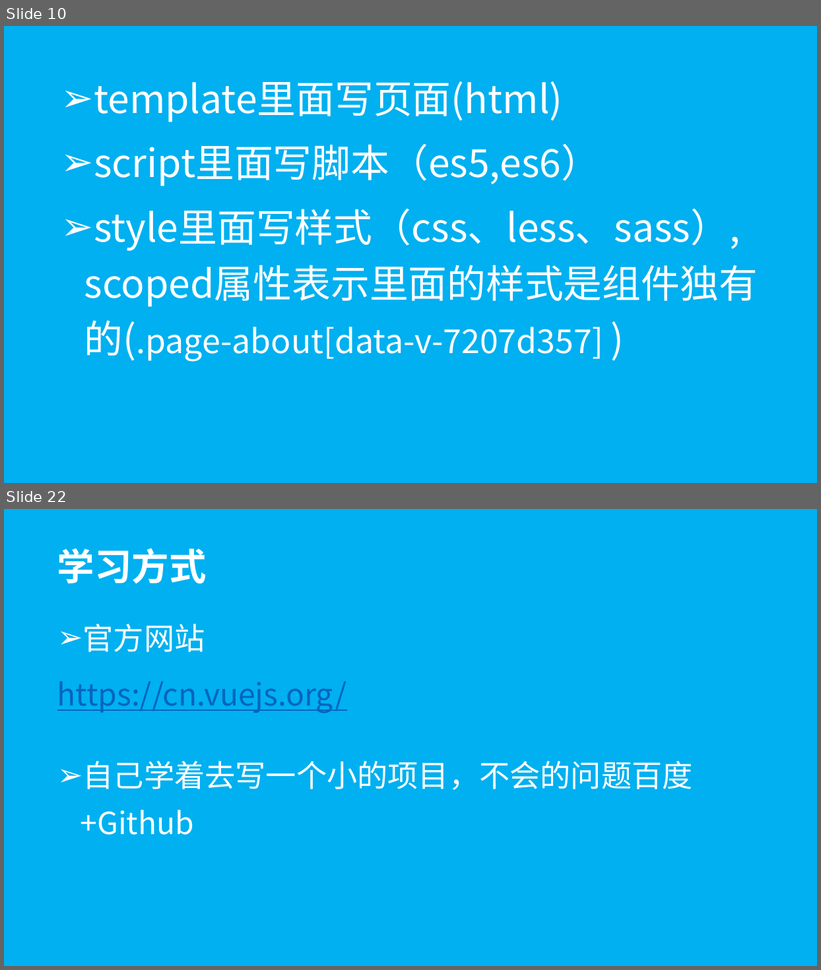
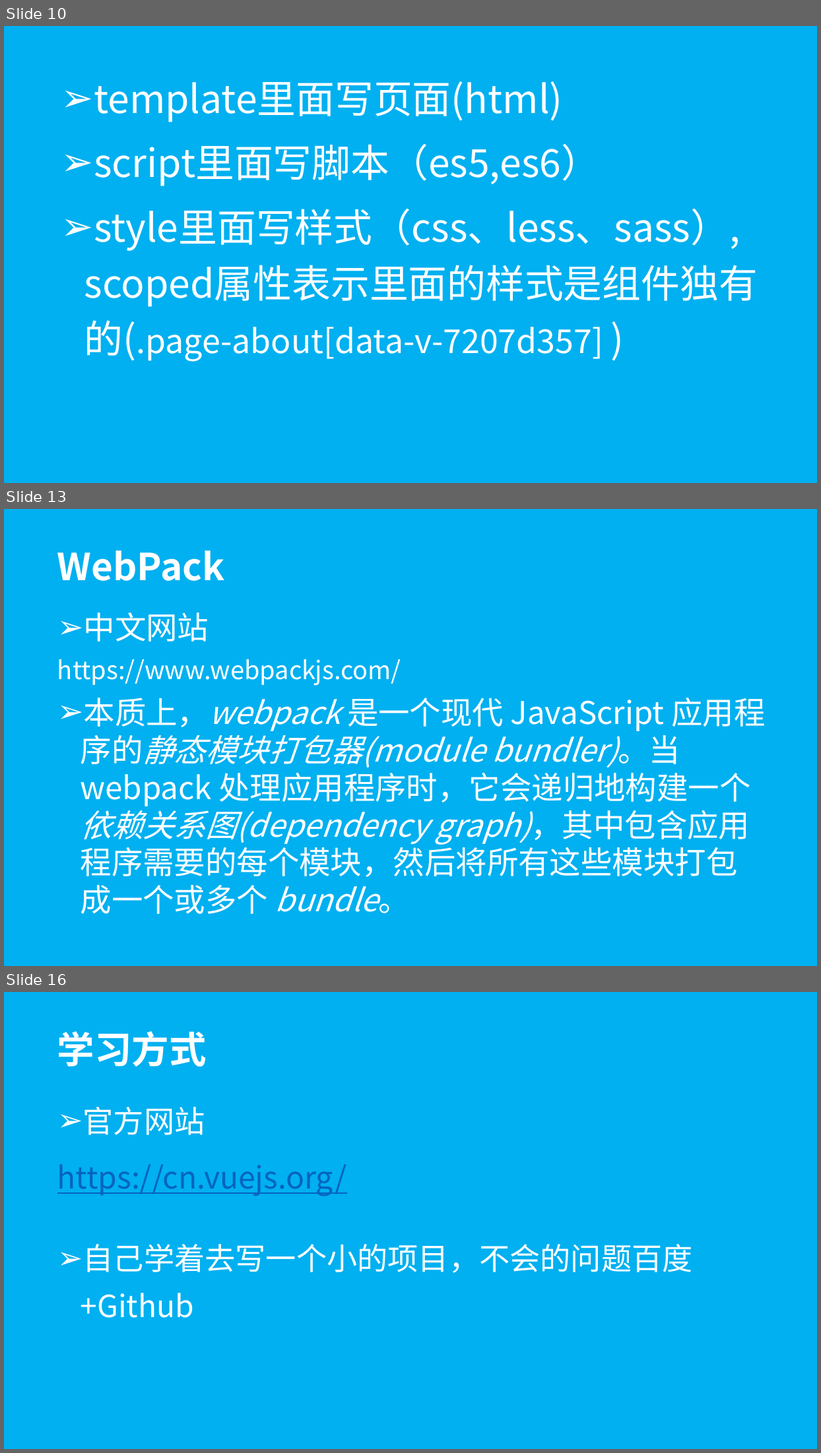
Before and after one commit to wugenshui/ppt, a slide deck: vue-webpack/vue-webpack.pptx. Shown one above the other, each under a label of ours: slides 10 and 22 before the commit, slides 10, 13 and 16 after it; the slides between them are not shown. The pictures are 821x970 and 821x1453 pixels, drawn with LibreOffice and Linux fonts; fonts in the diff are those of the drawing. Boxes give left, top, right and bottom in pixels: in the first picture for what was removed or moved away, otherwise in the second. Text is boxed around its words. In the diff, an @@ line names an element or a change of style, - is before the commit and + after.

```diff
--- a/vue-webpack/vue-webpack.pptx
+++ b/vue-webpack/vue-webpack.pptx
@@ slide 13 added at [4,509,817,966], background #00B0F0 @@
@@ title added at [57,551,224,581], 44 pt, text #FFFFFF, bold @@
+WebPack
@@ subtitle added at [57,613,765,914], 37 pt, text #FFFFFF @@
+➢ 中文网站
+https://www.webpackjs.com/
+➢ 本质上，webpack 是一个现代 JavaScript 应用程序的静态模块打包器(module bundler)。当 webpack 处理应用程序时，它会递归地构建一个依赖关系图(dependency graph)，其中包含应用程序需要的每个模块，然后将所有这些模块打包成一个或多个 bundle。
@@ what was slide 22 is now slide 16 @@
```
Also in this commit, not shown: 3 slides changed, 1 other slide added, 8 slides removed, 2 other files.
